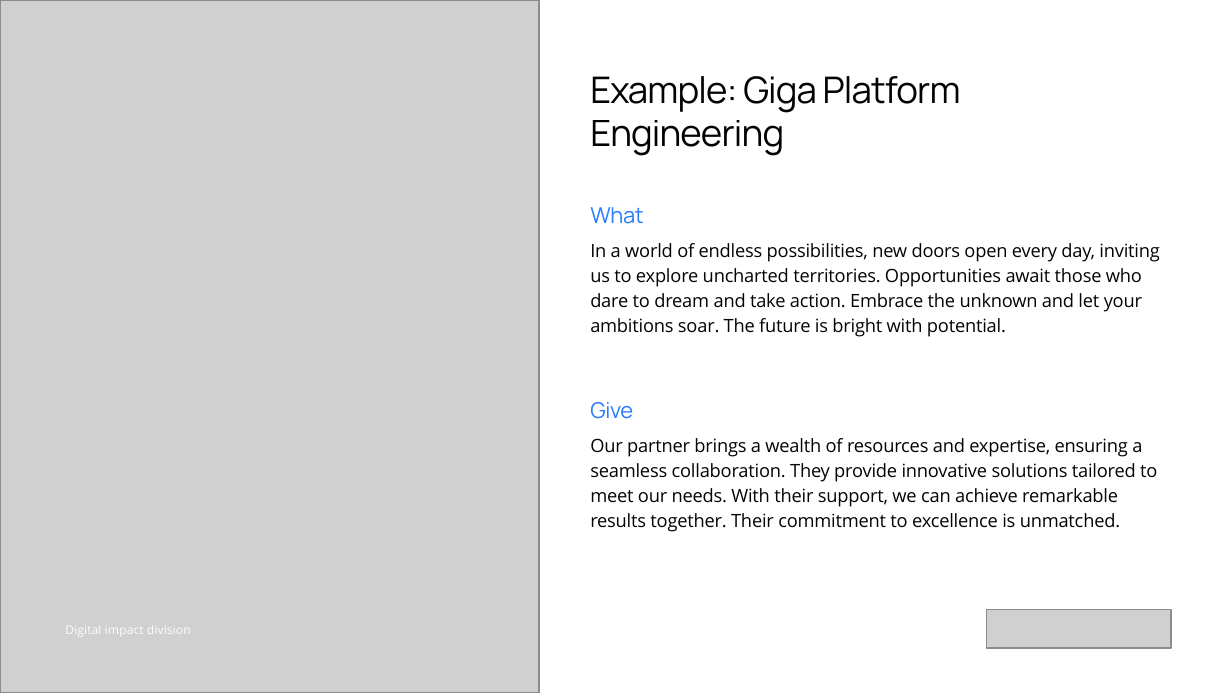
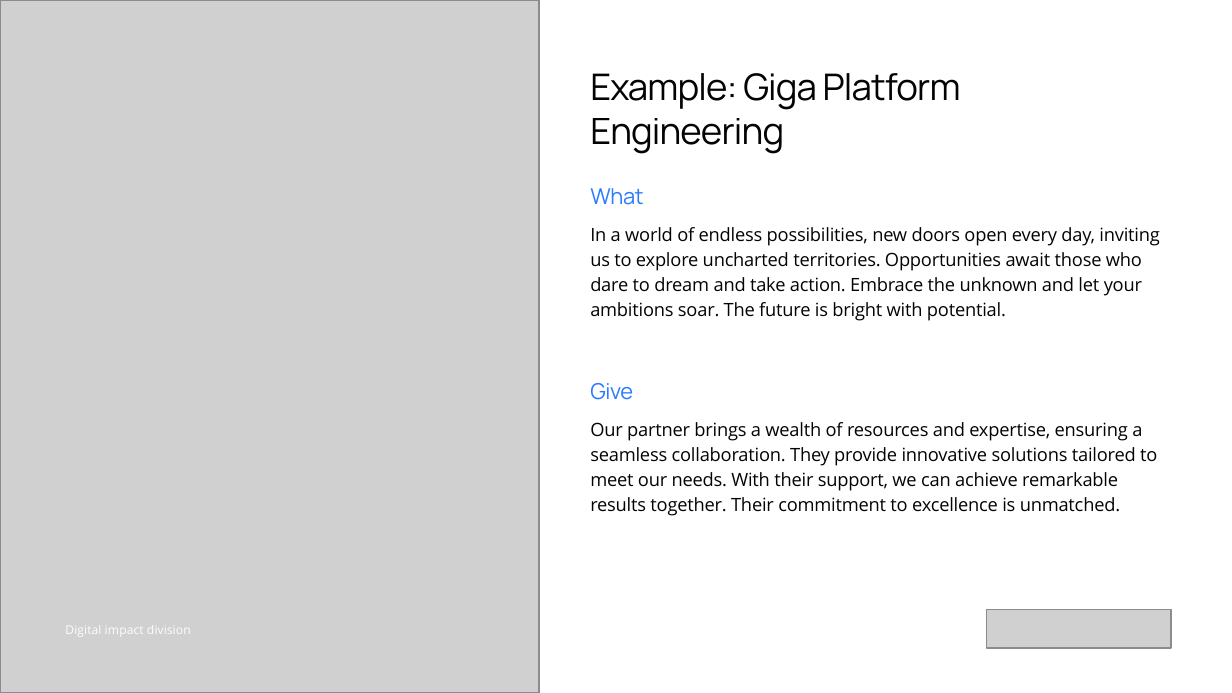
Before and after one commit to mdelprete91-cpu/presentazione, a slide deck: slide 17 of PPT giga.pptx. Drawn at 1232x693 pixels with LibreOffice and Linux fonts; fonts in the diff are those of the drawing; grey boxes stand for pictures. Boxes give left, top, right and bottom in pixels: in the first picture for what was removed or moved away, otherwise in the second. Text is boxed around its words. In the diff, an @@ line names an element or a change of style, - is before the commit and + after.

```diff
--- a/PPT giga.pptx
+++ b/PPT giga.pptx
@@ text "What": place and size @@
-text "What" at box(590, 207, 643, 224)
+text "What" at box(590, 188, 643, 205)
@@ vertical alignment middle to top in 5 elements at box(590, 73, 961, 154), box(590, 227, 1159, 321), box(590, 422, 1157, 516), box(590, 188, 643, 205), box(590, 383, 633, 400) @@
@@ text "Give": place and size @@
-text "Give" at box(590, 402, 633, 419)
+text "Give" at box(590, 383, 633, 400)
```
Also in this commit, not shown: 16 other slides changed.
